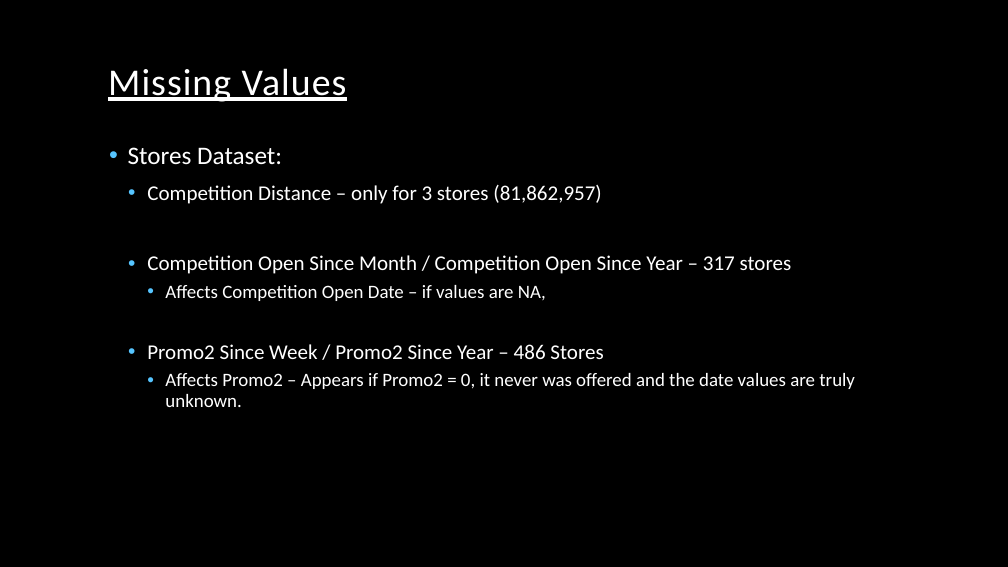
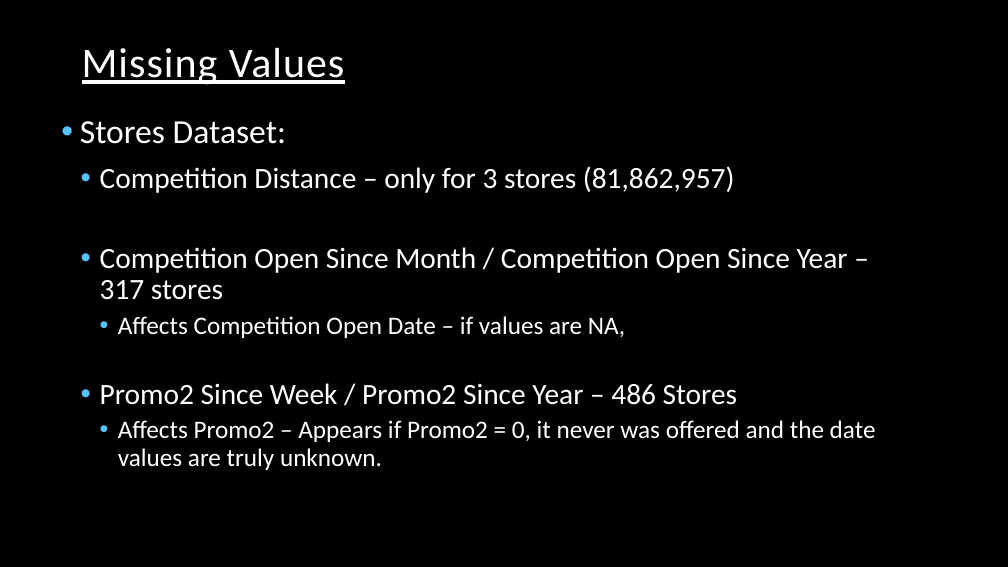
Before and after one commit to Nashavi/Rossman-Sales-Predition, a slide deck: slide 6 of Rossman Project.pptx. Drawn at 1008x567 pixels with LibreOffice and Linux fonts; fonts in the diff are those of the drawing; background and template pictures are left out. Boxes give left, top, right and bottom in pixels: in the first picture for what was removed or moved away, otherwise in the second. Text is boxed around its words. In the diff, an @@ line names an element or a change of style, - is before the commit and + after.

```diff
--- a/Rossman Project.pptx
+++ b/Rossman Project.pptx
@@ title "Missing Values": place and size @@
-title "Missing Values" at box(108, 68, 347, 102)
+title "Missing Values" at box(82, 48, 345, 85)
@@ title "Missing Values" at box(82, 48, 345, 85): size 36 to 40 pt @@
@@ text "Stores Dataset:": place and size @@
-text "Stores Dataset:" at box(128, 147, 855, 407)
+text "Stores Dataset:" at box(80, 121, 876, 470)
@@ text "Stores Dataset:" at box(80, 121, 876, 470): size 24 to 32 pt in "Stores Dataset:"; size 20 to 28 pt in "Competition Distance – only for 3 stores ...", "Competition Open Since Month / Competition Open ...", "Promo2 Since Week / Promo2 Since Year ..."; size 18 to 24 pt in "Affects Competition Open Date – if values ...", "Affects Promo2 – Appears if Promo2 = ..." @@
```
Also in this commit, not shown: 3 other slides changed, 2 slides added, 1 slide removed.
